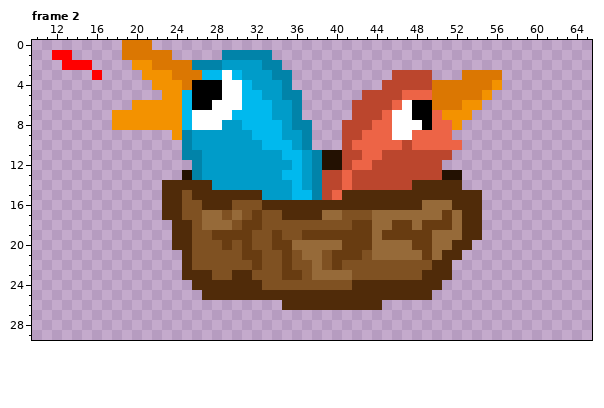
Two states of a animated GIF sprite, sprites/gif/chicks.gif. This is how it looked before the edit.
The file is 80x80 pixels, 2 frames. Colours within 5 levels of each other are drawn and written as one. Shown: frame 2: x 10..65, y 0..29. The old version is drawn lined up with the new one. The commit also changed other frames, which this record leaves out.
The result:
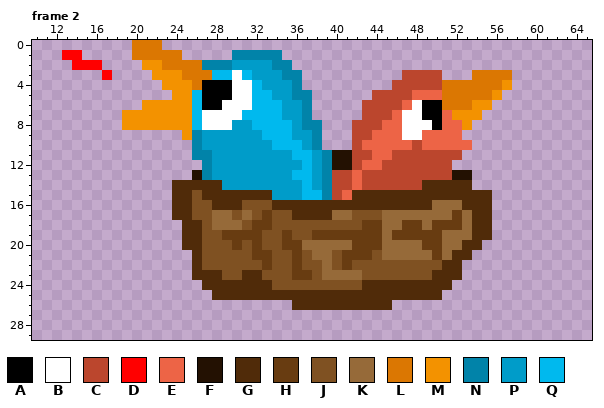
Palette (. is transparent): A #000000  B #ffffff  C #bb462d  D #ff0000  E #ed6446  F #231102  G #502b09  H #683c11  J #7f5122  K #966a39  L #db7702  M #f39200  N #0183a9  P #009cc9  Q #00b9ee
Diff:
whole drawing moved by -1,-2 (the old picture is shown already moved)
Changed rows in their new state; - is an unchanged pixel.
Frame 2:
first column x 12:
 0 -------.--L-----------------------------------
 1 .-D----.----L----.----N-----------------------
 2 -.--D---.-M---L--N---P-N----------------------
 3 ----.D---.--M--L-QBQ--P-N---------.---C--.---L
 4 ----------.--ML--A-BQ--PN--------.----C-----LM
 5 -----------.-MQ--A-B-Q-P-N-----.---C--E----LM-
 6 --------.----MQ-A--B--Q-PN----.---CEB-A--L-M--
 7 ------.------MQ---B---Q-PN----.--CE-B-AE--M---
 8 ------.------MQ--B-P---QP-N--.--C-E--BA-EM----
 9 ------------.MN-----P--Q-PN--.-C--E-B---E-----
10 -------------.N------P--QPN--.C----EC----E----
11 -------------.-N-------P-QPN-F-C-E------C-----
12 --------------.N--------PQPN-FC-E------C------
13 -------------.FN-------P-QPN-CE--------C-F----
14 -----------.----G-------PQPN-CE-----C----G----
15 -----------.-GJ------G--P-QNCE-------------G--
16 -----------.-G-J--G--J---------------G--K--G--
17 -----------.-G-J-KJKJH-J---G-K--J------KHK-G--
18 ------------.-GJ--KJ-H--------J-H-K-HK--HK-G--
19 ------------.-G-J---H-JH-J------HK----H--K-G--
20 ------------.-G--JHJH-J-H----K--H---K-H-K-G---
21 -------------.G----J-H-JHJ-KJ--HJ----KHK-G----
22 -------------.G-----JH-JH-JKJH--------J-G-----
23 -------------.--G-J-G--J-HJ---K------J--G-----
24 --------------.------G--------J--------G------
25 ---------------.----------------------G-------
26 -----------------------.---------G------------
